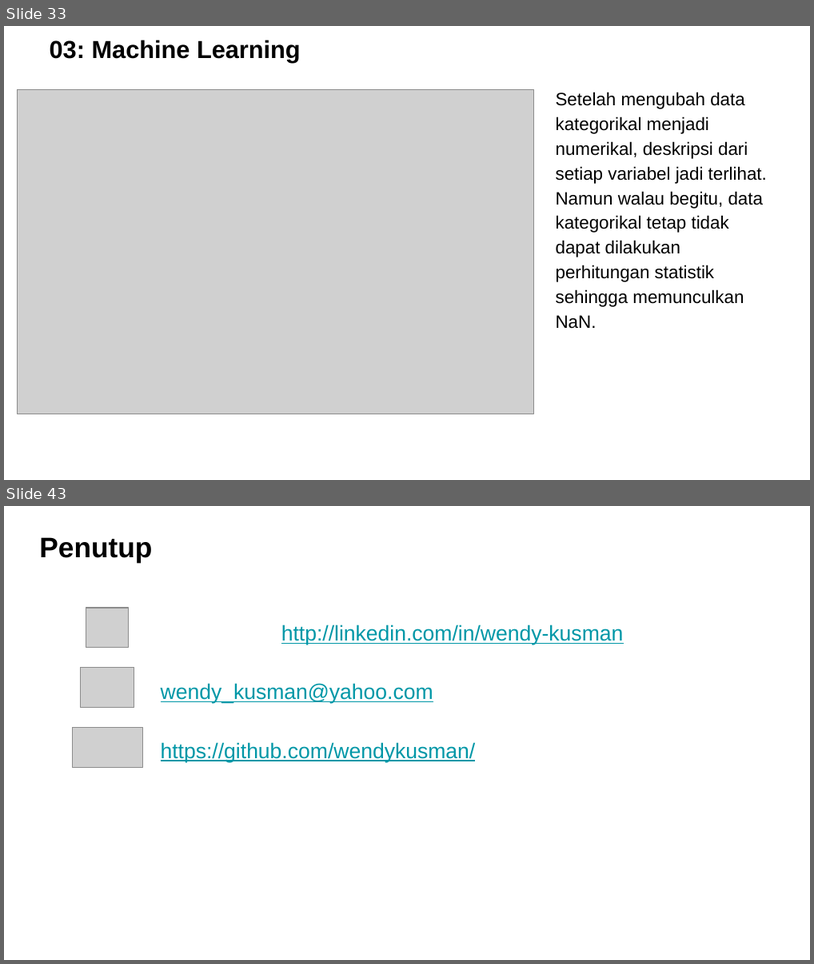
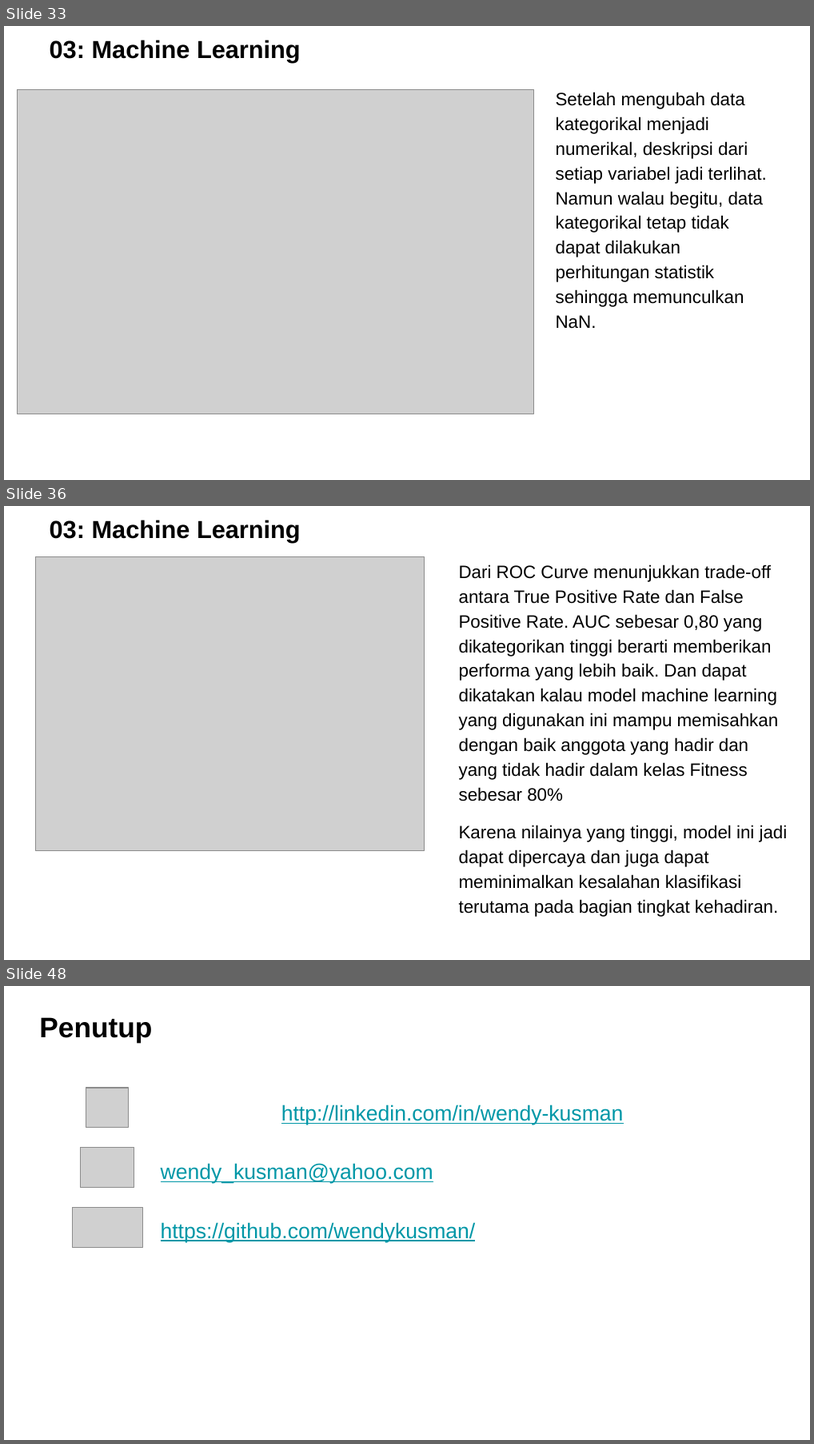
Before and after one commit to wendykusman/ProjectDataScience, a slide deck: DataScienceProject -Wendy Kusman.pptx. Shown one above the other, each under a label of ours: slides 33 and 43 before the commit, slides 33, 36 and 48 after it; the slides between them are not shown. The pictures are 814x964 and 814x1444 pixels, drawn with LibreOffice and Linux fonts; fonts in the diff are those of the drawing; grey boxes stand for pictures; background and template pictures are left out. Boxes give left, top, right and bottom in pixels: in the first picture for what was removed or moved away, otherwise in the second. Text is boxed around its words. In the diff, an @@ line names an element or a change of style, - is before the commit and + after.

```diff
--- a/DataScienceProject -Wendy Kusman.pptx
+++ b/DataScienceProject -Wendy Kusman.pptx
@@ slide 36 added at [4,506,810,960], background picture (left out) @@
@@ title added at [50,520,301,543], 22 pt, text #000000, bold @@
+03: Machine Learning
@@ picture added at [35,557,424,851] @@
@@ text added at [459,564,788,916], 16 pt, text #000000 @@
+Dari ROC Curve menunjukkan trade-off antara True Positive Rate dan False Positive Rate. AUC sebesar 0,80 yang dikategorikan tinggi berarti memberikan performa yang lebih baik. Dan dapat dikatakan kalau model machine learning yang digunakan ini mampu memisahkan dengan baik anggota yang hadir dan yang tidak hadir dalam kelas Fitness sebesar 80%
+Karena nilainya yang tinggi, model ini jadi dapat dipercaya dan juga dapat meminimalkan kesalahan klasifikasi terutama pada bagian tingkat kehadiran.
@@ what was slide 43 is now slide 48 @@
```
Also in this commit, not shown: 9 slides changed, 6 other slides added, 2 slides removed.
